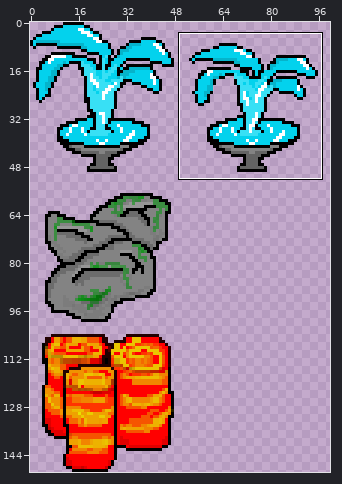
One commit to this sprite sheet: Game/Data/obstacles.png. Above: a wide view before the commit, with the close-up outlined.
Close-up. Old version:
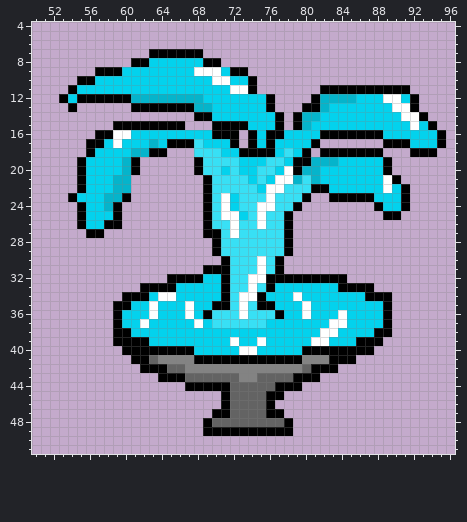
The file is 100x150 pixels. Colours within 5 levels of each other are drawn and written as one. Shown: x 50..96, y 4..51. The commit also changed other parts of the picture, which this record leaves out.
And afterwards:
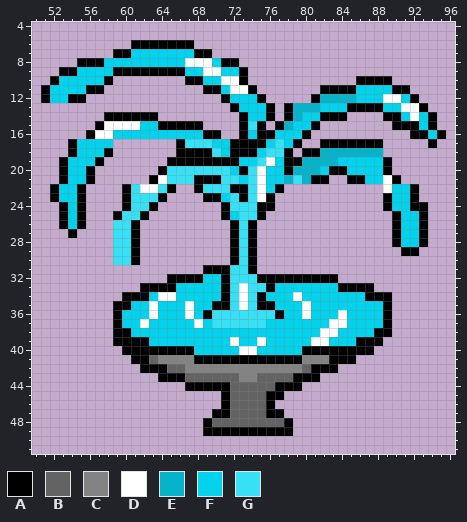
Palette (. is transparent): A #000000  B #636363  C #838383  D #ffffff  E #05b4cb  F #03d2ed  G #38e0f5
The exact change:
y 6: x 61..67 ....... -> AAAAAAA
y 7: x 59..67 ....AAAAA -> AAFFFFFFF; x 69 . -> A
y 8: x 55..62 ......AA -> AAAFFFFF; x 67..72 FFAA.. -> DDDFAA
y 9: x 53..58 ....AA -> AAFFFF; x 60..66 FFFFFFF -> AAAAAAA; x 68 D -> F; x 72 A -> F
y 10: x 52..56 ...AA -> AFFFF; x 58..68 FFFFFFFFFFF -> A........AA; x 70 D -> F; x 72..74 FFA -> DA.; x 86..89 .... -> AAAA
y 11: x 51..54 ...A -> AFFF; x 56..70 FFFFFFFFFFFFFFF -> AA...........AA; x 86..89 AAAA -> FFFF
y 12: x 51..54 ..AF -> AFFA; x 56..71 AAAAAEEEEEEEEFFF -> ...............A; x 75..76 FA -> A.
y 13: x 54 A -> .; x 61..72 AAAAAAAEEFFF -> ...........A; x 78..82 ..AAE -> AEEEF; x 85..88 FFFF -> AAAA; x 90 D -> F; x 92..93 A. -> DA
y 14: x 58..63 ...... -> AAAAAA; x 68..73 AAFFFF -> .....A; x 76..91 FA.AEEFFFFFFFFFD -> A.AEFFAAA....AAF; x 93..94 A. -> FA
y 15: x 57..63 ..AAAAA -> ADDDDFF; x 67..68 .. -> AA; x 70..72 AAA -> ...; x 74..76 FFF -> GA.; x 78..92 .AEFFFFFFFFFFFD -> EFFA........AAA
y 16: x 56..60 .AADD -> ADDFF; x 69 F -> A; x 71..75 AA.AF -> ..AFA; x 77 A -> F; x 80..93 FFAAAAAAAFFFFF -> A...........AA
y 17: x 54..57 ..AA -> AFFF; x 59..65 DFFFEFA -> .......; x 67 A -> G; x 69 F -> G; x 73 . -> A; x 75..77 FAF -> AFG; x 79..95 FFA.......AAAFFFA -> A..AAAAAAA.....A.
y 18: x 54..56 ..A -> AFF; x 58..64 FFFEEAA -> A......; x 66..69 ..GG -> AAAA; x 72 F -> A; x 75..79 AAFGF -> FGGA.; x 81..88 .AAAAAAA -> AEEEEEEE; x 92..94 AAA -> ...
y 19: x 53..55 ..A -> AFF; x 57..61 FFFEA -> A....; x 65..67 ... -> AAA; x 69..72 GGGG -> AAAA; x 75..78 FGGF -> GDFA; x 80 A -> E
y 20: x 53..61 ..AFFFFEA -> AFFA.....; x 64..68 ....A -> AGGGG; x 71..76 FGFFGG -> GFAGDF; x 78..79 DA -> AE; x 83..84 FF -> AA
y 21: x 53..60 ..AFFFEE -> AFFA....; x 63..68 ...... -> ADGGGA; x 70 G -> A; x 73..75 GFG -> FGD; x 77..86 DDEGEFFFFF -> FEGEAA..AA
y 22: x 52..54 ... -> AFF; x 56..65 FFFEE..... -> ....AGDDGA; x 68..69 .A -> AG; x 72..73 GG -> AA; x 75..88 FDDGGGAAFFFFFF -> DFA...........; x 91..92 A. -> FA
y 23: x 52..59 ..AFFFEE -> AFFA....; x 61..64 .... -> GGGA; x 70..73 GDFG -> AFGA; x 75..80 GDGGGA -> DA....; x 83..89 AAAAAFF -> ......A; x 91..92 A. -> FA
y 24: x 53..54 .. -> AF; x 56..63 FFEA.... -> ....AGGA; x 69..72 AGDF -> ..AG; x 75..79 DDGGA -> AA...; x 88..89 AF -> .A; x 91..93 A.. -> FAA
y 25: x 53..54 .. -> AF; x 56..58 FFF -> ...; x 60..62 ... -> GGA; x 69..73 AGDDF -> ..AFG; x 75..78 DGGA -> A...; x 89 A -> .; x 91..93 ... -> FFA
y 26: x 53..54 .. -> AF; x 56..61 FFAA.. -> ...GGA; x 69..72 AGGD -> ...A; x 74..78 GDGGA -> A....; x 90..93 .... -> AFFA
y 27: x 54 . -> A; x 56..57 AA -> ..; x 59..61 ... -> GGA; x 69..72 AAGD -> ...A; x 74..78 GGGGA -> A....; x 90..93 .... -> AFFA
y 28: x 59..61 ... -> GGA; x 70..72 AGG -> ..A; x 74..78 GGGGA -> A....; x 90..93 .... -> AFFA
y 29: x 59..61 ... -> GGA; x 70..72 AGG -> ..A; x 74..78 GGGGA -> A....; x 91..92 .. -> AA
y 30: x 59..61 ... -> GGA; x 71..72 AG -> .A; x 74..77 GDGA -> A...
y 31: x 74..77 GDGA -> A...
y 32: x 74..75 DD -> GA; x 84 A -> .
y 33: x 73..74 GD -> DG
y 34: x 74 D -> G
y 36: x 73 D -> G
